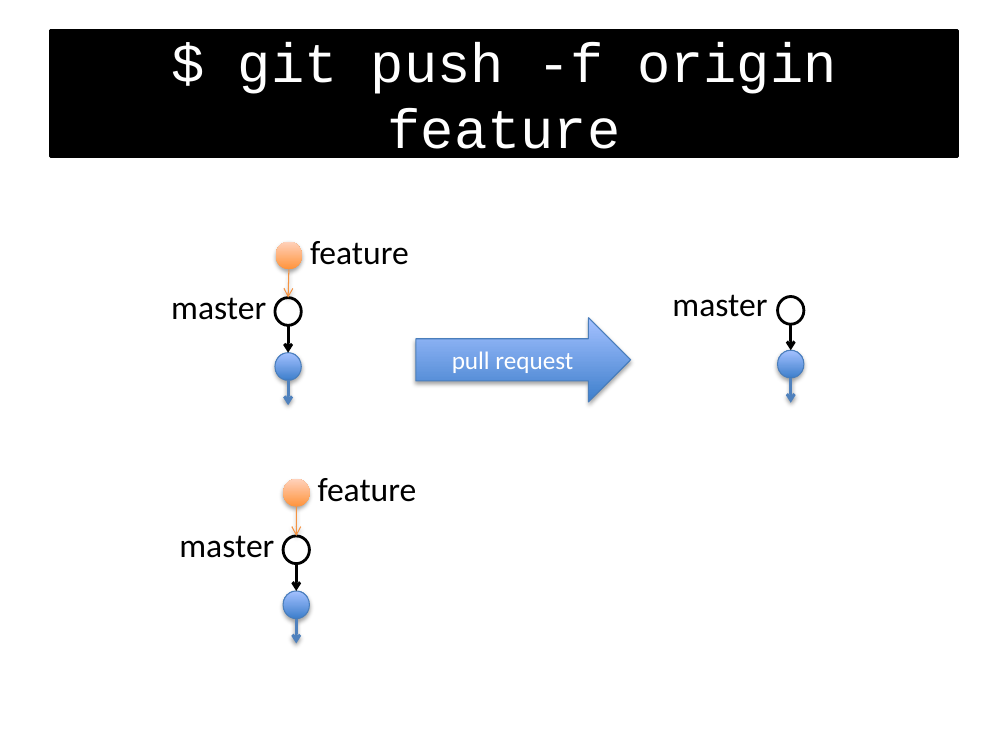
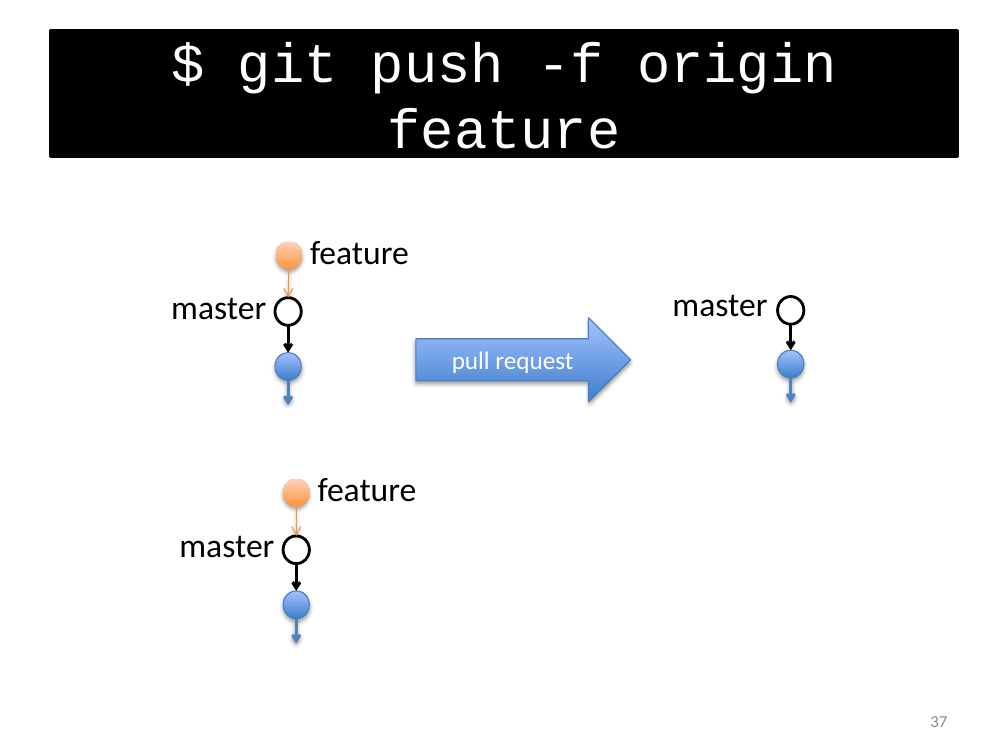
Before and after one commit to foss2serve/github-workflow-activity, a slide deck: slide 37 of tutorial2/Git-Tutorial2-CCSCNE-2016.pptx. Drawn at 1008x756 pixels with LibreOffice and Linux fonts; fonts in the diff are those of the drawing. Boxes give left, top, right and bottom in pixels: in the first picture for what was removed or moved away, otherwise in the second. Text is boxed around its words. In the diff, an @@ line names an element or a change of style, - is before the commit and + after.

```diff
--- a/tutorial2/Git-Tutorial2-CCSCNE-2016.pptx
+++ b/tutorial2/Git-Tutorial2-CCSCNE-2016.pptx
@@ page number added at box(930, 716, 947, 727), 12 pt, text #8C8C8C @@
+37
```
Also in this commit, not shown: 42 other slides changed.
